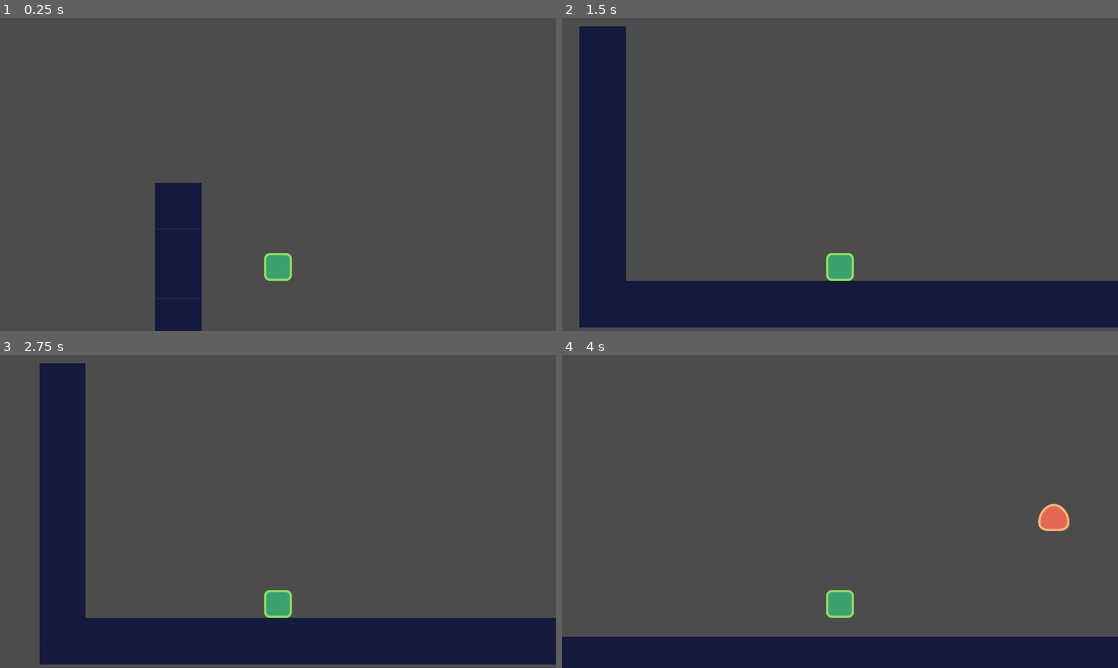
Above: before the commit, frames 1-4 (two rows, left to right).
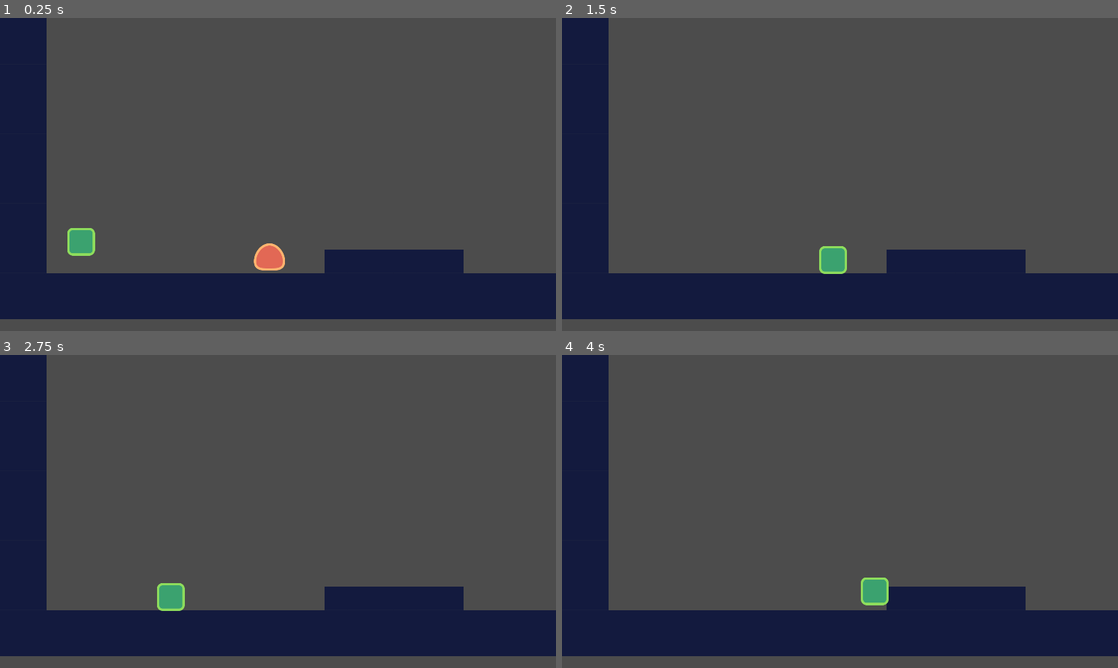
Above: after the commit, the same moments.

Repository: udithvb/godot_platformer
Game: Godot game, scene res://src/Levels/LevelTemplate.tscn
Two runs of this game, one before a commit and one after it. Both use one fixed random seed, a clock stepped at 60 frames per second and the inputs below.
Inputs:
- Up to frame 1 (0.25 s): no input
- Up to frame 2 (1.5 s): hold Right (ui_right) from 0.53 s (still down); tap Up (ui_up) at 0.77 s
- Up to frame 3 (2.75 s): tap Up (ui_up) at 1.52 s; release Right (ui_right) at 2.03 s; hold Left (ui_left) from 2.03 s (still down)
- Up to frame 4 (4 s): release Left (ui_left) at 2.78 s; hold Right (ui_right) from 2.78 s (still down); tap Up (ui_up) at 3.02, 3.77 s

The runs differ from the first frame. In frame 1, 26% of the frame differs, in the area x 0-100%, y 0-100%; in frame 2, 13%; in frame 3, 20%; in frame 4, 22%.

Commit message:
better camera settings

Diff:
--- a/src/Actors/enemy.tscn
+++ b/src/Actors/enemy.tscn
@@ -20,23 +20,21 @@
 texture = ExtResource( 2 )
 
 [node name="CollisionShape2D" type="CollisionShape2D" parent="."]
-position = Vector2( 0, -48 )
+position = Vector2( 0, -40 )
 shape = SubResource( 1 )
 
 [node name="VisibilityEnabler2D" type="VisibilityEnabler2D" parent="."]
-position = Vector2( 0, -40 )
-scale = Vector2( 6.25, 4.85 )
+position = Vector2( 0, -16 )
+scale = Vector2( 1.925, 2.025 )
 process_parent = true
 physics_process_parent = true
 
 [node name="stompdetector" type="Area2D" parent="."]
 modulate = Color( 0.196078, 0.109804, 0.941176, 1 )
 position = Vector2( 184, -34 )
-collision_layer = 0
-monitorable = false
 
 [node name="CollisionShape2D" type="CollisionShape2D" parent="stompdetector"]
-position = Vector2( -184, -88 )
+position = Vector2( -176, -78 )
 shape = SubResource( 2 )
 
 [connection signal="body_entered" from="stompdetector" to="." method="_on_stompdetector_body_entered"]
--- a/src/Actors/player.gd
+++ b/src/Actors/player.gd
@@ -1,5 +1,10 @@
 extends Actor
 
+export var stomp_impulse:= 1000.0
+
+func _on_Enemydetector_area_entered(area: Area2D) -> void:
+	#_velocity	= calculate_stomp_velocity(_velocity,stomp_impulse)
+	_velocity = Vector2(0.0,0.0)
 
 func _physics_process(delta: float) -> void:
 	var is_jump_interruped:= Input.is_action_just_released("ui_up") and _velocity.y < 1.0
@@ -29,3 +34,8 @@
 	if is_jump_interrupted:
 		new_velocity.y = 0.0
 	return new_velocity
+
+func calculate_stomp_velocity(linear_velocity: Vector2,impulse: float) -> Vector2:
+	var out:=	linear_velocity
+	out.y = -impulse
+	return out
--- a/src/Actors/player.tscn
+++ b/src/Actors/player.tscn
@@ -1,10 +1,13 @@
-[gd_scene load_steps=4 format=2]
+[gd_scene load_steps=5 format=2]
 
 [ext_resource path="res://src/Actors/player.gd" type="Script" id=1]
 [ext_resource path="res://assets/player.png" type="Texture" id=2]
 
 [sub_resource type="RectangleShape2D" id=1]
 extents = Vector2( 40, 44 )
+
+[sub_resource type="RectangleShape2D" id=2]
+extents = Vector2( 48, 48 )
 
 [node name="player" type="KinematicBody2D"]
 collision_mask = 8
@@ -15,9 +18,25 @@
 texture = ExtResource( 2 )
 
 [node name="CollisionShape2D" type="CollisionShape2D" parent="."]
-position = Vector2( 0, -44 )
+position = Vector2( 0, -48 )
 shape = SubResource( 1 )
 
 [node name="Camera2D" type="Camera2D" parent="."]
 position = Vector2( 0, -368 )
 current = true
+limit_left = 0
+limit_top = 0
+drag_margin_h_enabled = true
+drag_margin_v_enabled = true
+drag_margin_top = 0.0
+drag_margin_bottom = 0.0
+
+[node name="Enemydetector" type="Area2D" parent="."]
+modulate = Color( 0.0666667, 0.0117647, 1, 1 )
+collision_mask = 3
+
+[node name="CollisionShape2D" type="CollisionShape2D" parent="Enemydetector"]
+position = Vector2( 0, -48 )
+shape = SubResource( 2 )
+
+[connection signal="area_entered" from="Enemydetector" to="." method="_on_Enemydetector_area_entered"]
--- a/src/Levels/LevelTemplate.tscn
+++ b/src/Levels/LevelTemplate.tscn
@@ -7,17 +7,17 @@
 [node name="LevelTemplate" type="Node2D"]
 
 [node name="TileMap" type="TileMap" parent="."]
-position = Vector2( -200, 0 )
 tile_set = ExtResource( 1 )
 cell_size = Vector2( 80, 80 )
 collision_layer = 8
 collision_mask = 0
 format = 1
-tile_data = PoolIntArray( 0, 0, 0, 1, 0, 0, 30, 0, 0, 65536, …(361 unchanged characters)… , 0, 0, 655360, 0, 0, 655361, 0, 0, 655390, 0, 0, 720896, 0, 0, 720897, 0, 0, 72 …(838 unchanged characters)…
+tile_data = PoolIntArray( 0, 0, 0, 1, 0, 0, 30, 0, 0, 65536, …(361 unchanged characters)… , 0, 0, 655360, 0, 0, 655361, 0, 0, 655374, 0, 0, 655375, 0, 0, 655376, 0, 0, 655377, 0, 0, 655378, 0, 0, 655379, 0, 0, 655390, 0, 0, 720896, 0, 0, 720897, 0, 0, 72 …(838 unchanged characters)…
 
 [node name="player" parent="." instance=ExtResource( 2 )]
-position = Vector2( 224, 152 )
-speed = Vector2( 500, 2000 )
+position = Vector2( 280, 696 )
+speed = Vector2( 700, 1000 )
+gravity = 2000.0
 
 [node name="enemy" parent="." instance=ExtResource( 3 )]
-position = Vector2( 2064, 216 )
+position = Vector2( 1024, 856 )
